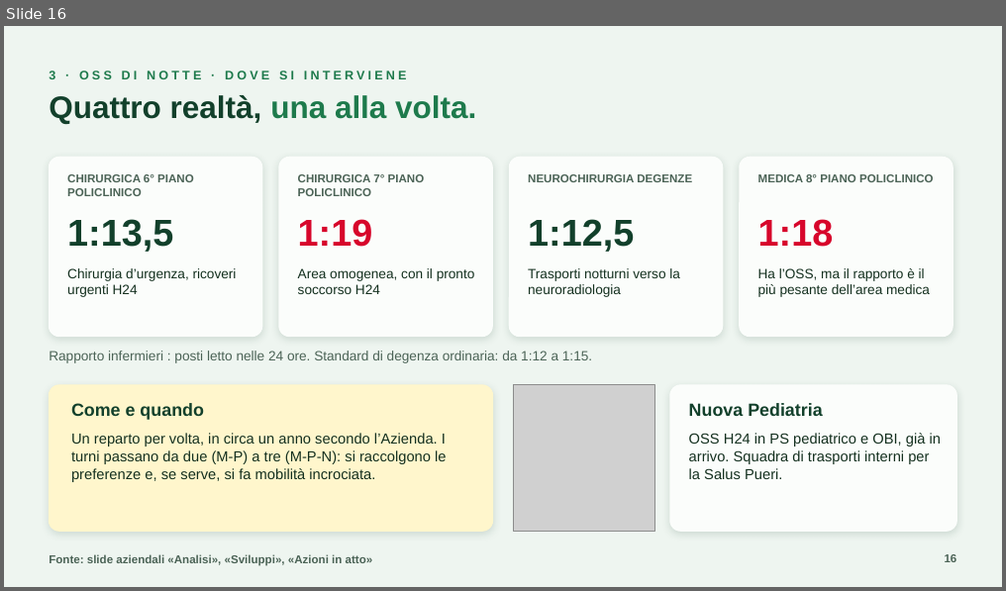
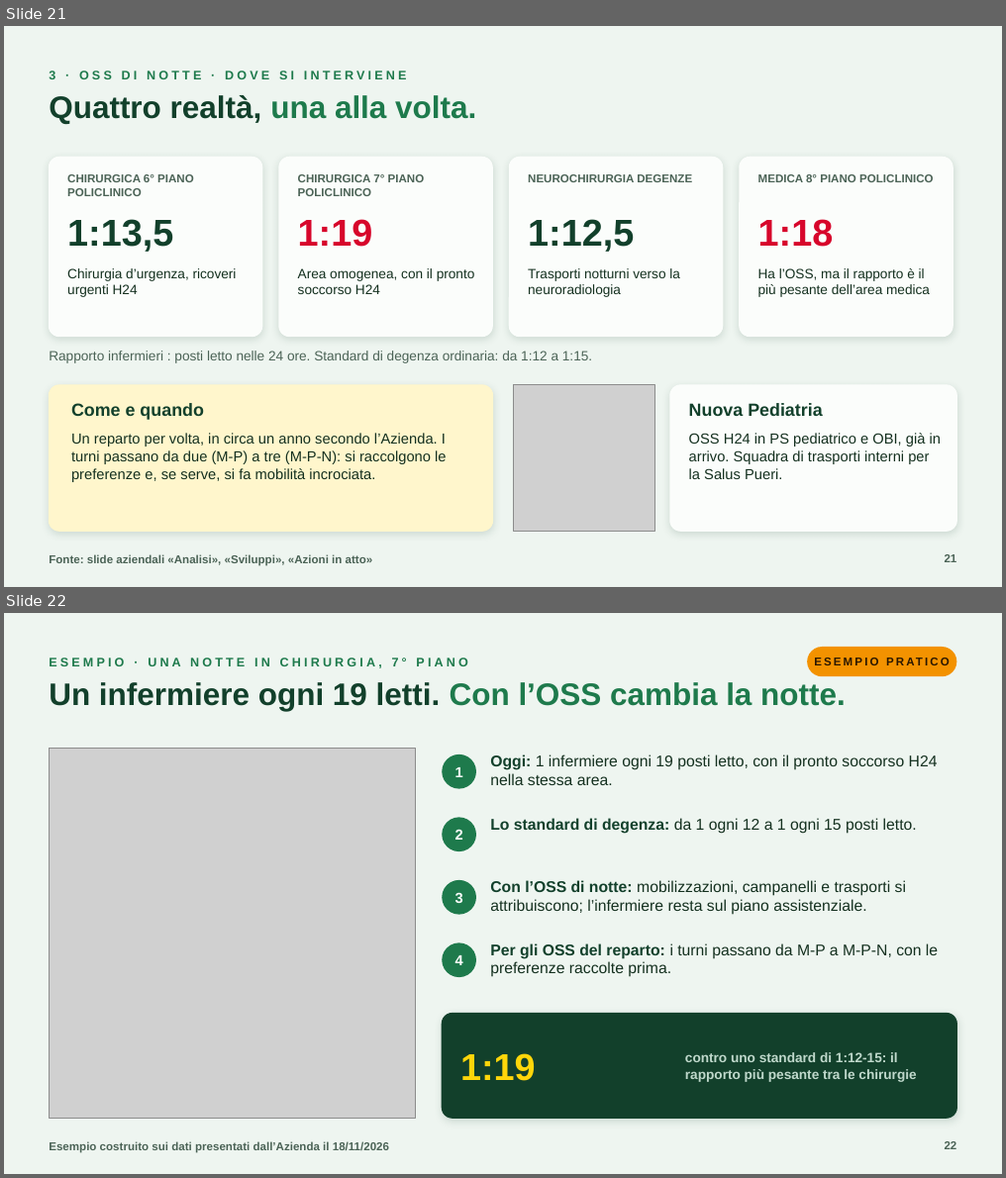
Before and after one commit to aki1806-droid/Prove, a slide deck: progetti/pdro-direttivo-trattativa-18-novembre-2026/Direttivo_AOUP_Dati_alla_mano_18-11-2026.pptx. Shown one above the other, each under a label of ours: slide 16 before the commit, slides 21 and 22 after it. The pictures are 1006x591 and 1006x1178 pixels, drawn with LibreOffice and Linux fonts; fonts in the diff are those of the drawing; grey boxes stand for pictures. Boxes give left, top, right and bottom in pixels: in the first picture for what was removed or moved away, otherwise in the second. Text is boxed around its words. In the diff, an @@ line names an element or a change of style, - is before the commit and + after.

```diff
--- a/progetti/pdro-direttivo-trattativa-18-novembre-2026/Direttivo_AOUP_Dati_alla_mano_18-11-2026.pptx
+++ b/progetti/pdro-direttivo-trattativa-18-novembre-2026/Direttivo_AOUP_Dati_alla_mano_18-11-2026.pptx
@@ slide 22 added at [4, 613, 1002, 1174], background #EEF5F0 @@
@@ text added at [49, 658, 467, 668], 12 pt, text #1E7A4C, bold @@
+ESEMPIO · UNA NOTTE IN CHIRURGIA, 7° PIANO
@@ rounded rectangle added at [807, 647, 957, 676], fill #F39200, 11 pt, text #2A1700, bold @@
+ESEMPIO PRATICO
@@ text added at [49, 682, 846, 711], 30 pt, text #12402B, bold @@
+Un infermiere ogni 19 letti. Con l’OSS cambia la notte.
@@ picture added at [49, 748, 416, 1118] @@
@@ ellipse added at [442, 755, 476, 789], fill #1E7A4C, 14 pt, text #FBFDFB, bold @@
+1
@@ text added at [490, 755, 938, 785], 15 pt, text #14301F @@
+Oggi: 1 infermiere ogni 19 posti letto, con il pronto soccorso H24 nella stessa area.
@@ ellipse added at [442, 817, 476, 852], fill #1E7A4C, 14 pt, text #FBFDFB, bold @@
+2
@@ text added at [490, 818, 917, 834], 15 pt, text #14301F @@
+Lo standard di degenza: da 1 ogni 12 a 1 ogni 15 posti letto.
@@ ellipse added at [442, 880, 476, 915], fill #1E7A4C, 14 pt, text #FBFDFB, bold @@
+3
@@ text added at [490, 880, 906, 915], 15 pt, text #14301F @@
+Con l’OSS di notte: mobilizzazioni, campanelli e trasporti si attribuiscono; l’infermiere resta sul piano assistenziale.
@@ ellipse added at [442, 943, 476, 977], fill #1E7A4C, 14 pt, text #FBFDFB, bold @@
+4
@@ text added at [490, 944, 938, 977], 15 pt, text #14301F @@
+Per gli OSS del reparto: i turni passano da M-P a M-P-N, con le preferenze raccolte prima.
@@ rounded rectangle added at [442, 1014, 957, 1118], fill #12402B, outline #12402B 1 pt @@
@@ text added at [460, 1054, 536, 1081], 36 pt, text #FFD60A, bold @@
+1:19
@@ text added at [685, 1053, 916, 1082], 13 pt, text #BFD8CB, bold @@
+contro uno standard di 1:12-15: il rapporto più pesante tra le chirurgie
@@ text added at [49, 1142, 389, 1154], 11 pt, text #4B6356, bold @@
+Esempio costruito sui dati presentati dall’Azienda il 18/11/2026
@@ page number added at [944, 1142, 957, 1150], 11 pt, text #4B6356, bold @@
+22
@@ what was slide 16 is now slide 21 @@
@@ page number at [944, 555, 957, 563]: text changed @@
-16
+21
```
Also in this commit, not shown: 3 slides changed, 7 other slides added, 12 other files.
